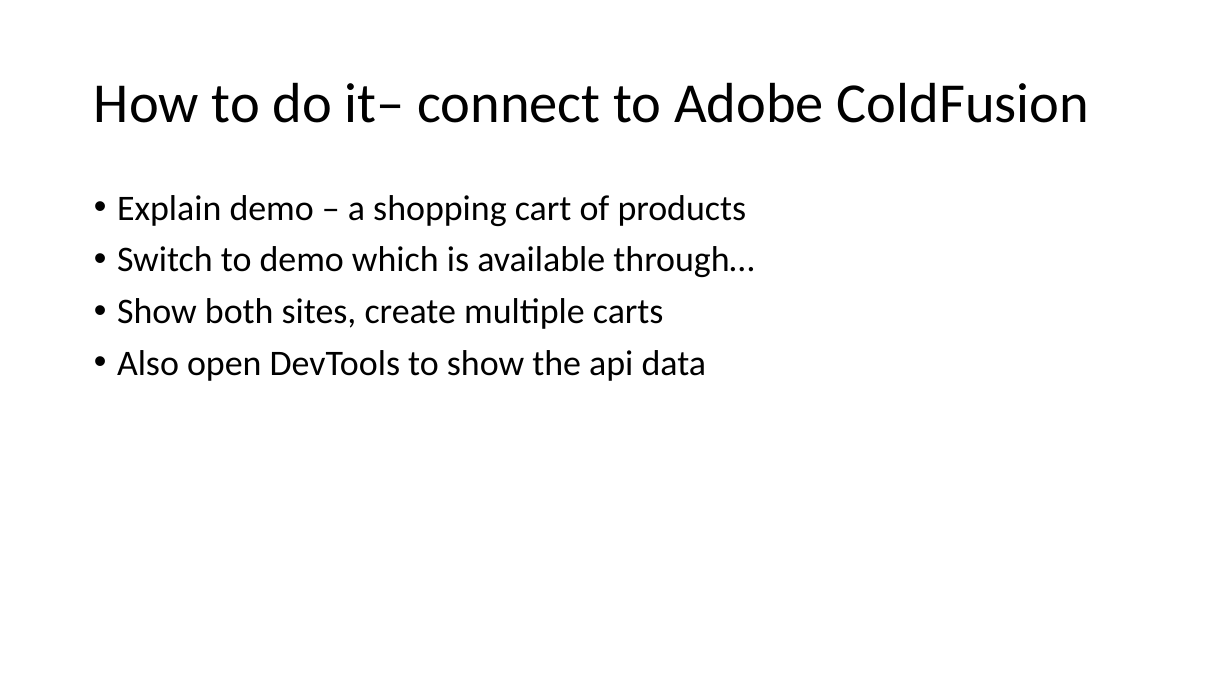
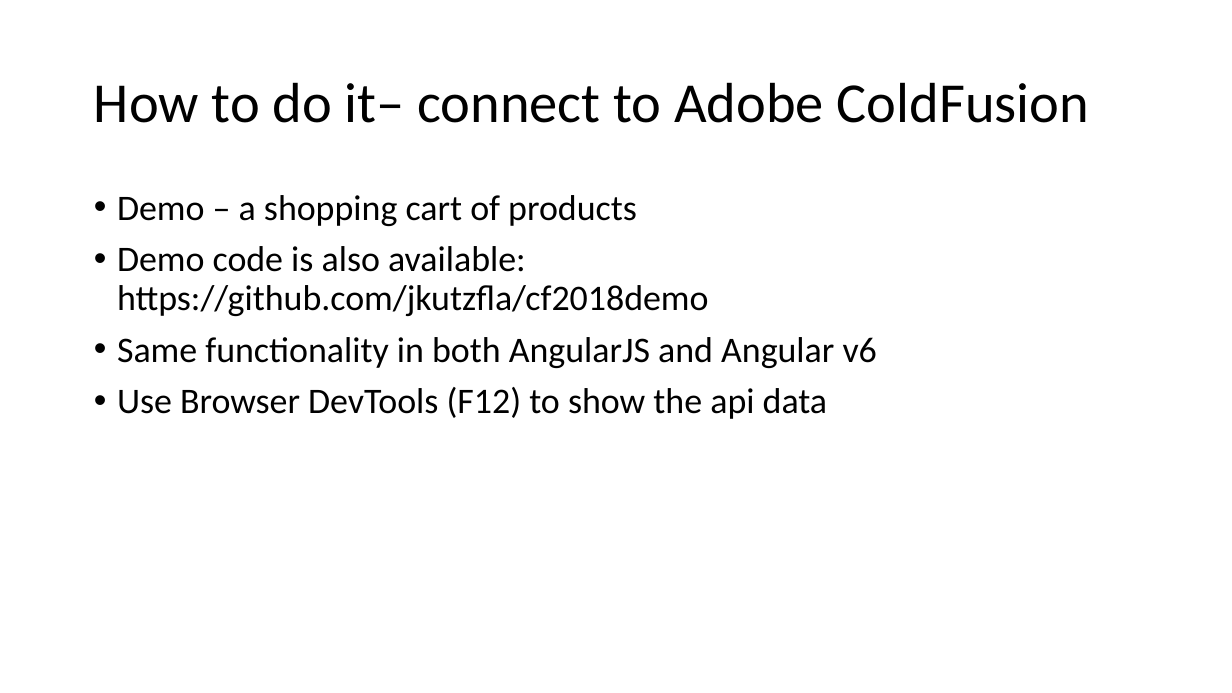
Before and after one commit to jkutzfla/cf2018demo, a slide deck: slide 8 of www/docs/Angular4CFDevs_jkutzfla_2018.pptx (slide 7 before the commit). Drawn at 1232x693 pixels with LibreOffice and Linux fonts; fonts in the diff are those of the drawing. Boxes give left, top, right and bottom in pixels: in the first picture for what was removed or moved away, otherwise in the second. Text is boxed around its words. In the diff, an @@ line names an element or a change of style, - is before the commit and + after.

Commit message:
update for 10/2 presentation

```diff
--- a/www/docs/Angular4CFDevs_jkutzfla_2018.pptx
+++ b/www/docs/Angular4CFDevs_jkutzfla_2018.pptx
@@ text at (x1=117, y1=195, x2=877, y2=419): text changed @@
-• Explain demo – a shopping cart of products
-• Switch to demo which is available through…
-• Show both sites, create multiple carts
-• Also open DevTools to show the api data
+• Demo – a shopping cart of products
+• Demo code is also available:
+  https://github.com/jkutzfla/cf2018demo
+• Same functionality in both AngularJS and Angular v6
+• Use Browser DevTools (F12) to show the api data
```
Also in this commit, not shown: 32 other slides changed, 5 slides added, 2 slides removed.
